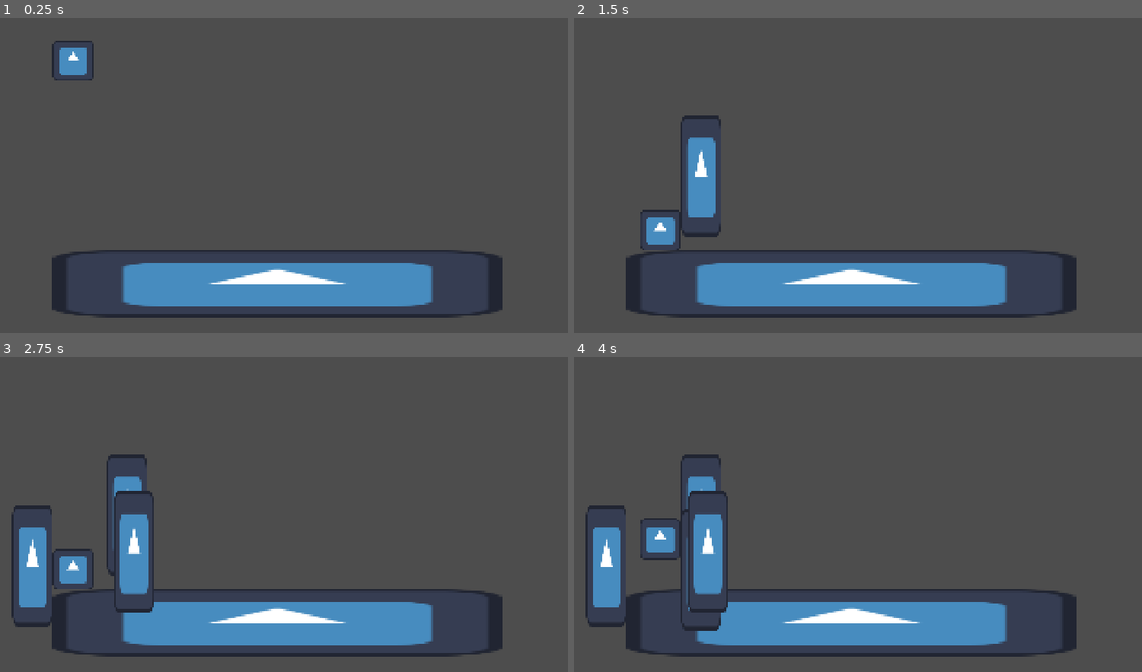
Above: before the commit, frames 1-4 (two rows, left to right).
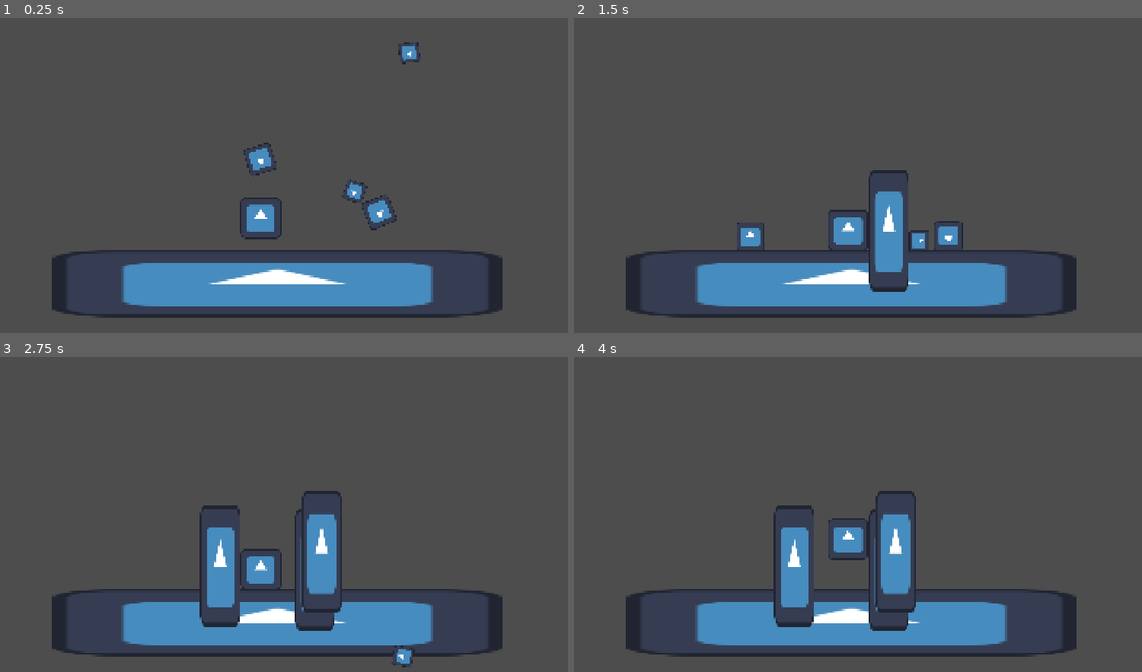
Above: after the commit, the same moments.

Repository: Goodman599/UWGameDevClubFall2026Jam
Game: Godot game, scene res://main.tscn
Two runs of this game, one before a commit and one after it. Both use one fixed random seed, a clock stepped at 60 frames per second and the inputs below. The engine's default icon, where the game draws it, is replaced by a stand-in: a white triangle on a blue panel in a dark square.
Inputs:
- Up to frame 1 (0.25 s): no input
- Up to frame 2 (1.5 s): hold D (right) from 0.53 s (still down); tap J (create_platform) at 0.6 s; tap Space (jump) at 0.77 s; tap K (create_bomb) at 1.35 s
- Up to frame 3 (2.75 s): tap Space (jump) at 1.52 s; tap J (create_platform) at 1.55, 2.1 s; release D (right) at 2.03 s; hold A (left) from 2.03 s (still down)
- Up to frame 4 (4 s): release A (left) at 2.78 s; hold D (right) from 2.78 s (still down); tap J (create_platform) at 2.85, 3.8 s; tap Space (jump) at 3.02, 3.77 s; tap Enter at 3.5 s; tap K (create_bomb) at 3.6 s

The runs differ from the first frame. In frame 1, 1.9% of the frame differs, in the area x 9-74%, y 7-71%; in frame 2, 5.2%; in frame 3, 9.3%; in frame 4, 9.5%, in the area x 2-61%, y 30-87%.

Commit message:
scrap added

Diff:
--- a/game_objects/platform_files/platform.gd
+++ b/game_objects/platform_files/platform.gd
@@ -1,7 +1,10 @@
+class_name Platform
 extends Node2D
 
+const SCRAP_REFUND := 3
+const SCRAP_SCENE := preload("res://game_objects/scrap_files/scrap_metal.tscn")
 
-const SCRAP_REFUND := 3
+var object_spawn_parent : Node2D
 
 # Called when the node enters the scene tree for the first time.
 func _ready() -> void:
@@ -12,5 +15,11 @@
 	queue_free()
 
 func spawn_scrap(count : int) -> void:
+	if !object_spawn_parent:
+		print(self, ": Platform does not have a reference to the object_spawn_parent!")
+		return
+
 	for i in range(count):
-		pass
+		var new_scrap = SCRAP_SCENE.instantiate()
+		new_scrap.global_position = global_position
+		object_spawn_parent.call_deferred("add_child", new_scrap)
--- /dev/null
+++ b/game_objects/scrap_files/scrap_metal.gd
@@ -0,0 +1,64 @@
+class_name Scrap
+extends RigidBody2D
+
+const MIN_SCALE_MODIFIER := 0.9
+const MAX_SCALE_MODIFIER := 1.5
+const MIN_LAUNCH_VELOCITY := 500.0
+const MAX_LAUNCH_VELOCITY := 1000.0
+const MIN_ANGULAR_VELOCITY := 10.0
+const MAX_ANGULAR_VELOCITY := 25.0
+
+const MAGNETIZE_DELAY := 1.5 # In seconds
+var is_magnetizing := false
+
+const ACCELERATION_TO_PLAYER := 1000.0
+const TOP_SPEED_TO_PLAYER := 7500.0
+var speed_to_player := 0.0
+var player_node : Player
+
+# Called when the node enters the scene tree for the first time.
+func _ready() -> void:
+	var rng = RandomNumberGenerator.new()
+	var random_launch_angle := rng.randf() * (2 * PI) # Because Godot works in radian
+	var random_launch_velocity := rng.randf_range(MIN_LAUNCH_VELOCITY, MAX_LAUNCH_VELOCITY)
+
+	override_scale(scale * rng.randf_range(MIN_SCALE_MODIFIER, MAX_SCALE_MODIFIER))
+	linear_velocity = Vector2.from_angle(random_launch_angle) * random_launch_velocity
+	angular_velocity = rng.randf_range(MIN_ANGULAR_VELOCITY, MAX_ANGULAR_VELOCITY)
+
+	await get_tree().create_timer(MAGNETIZE_DELAY).timeout
+	magnetize_to_player()
+
+func _physics_process(delta: float) -> void:
+	if is_magnetizing:
+		if speed_to_player <= TOP_SPEED_TO_PLAYER:
+			speed_to_player += ACCELERATION_TO_PLAYER * delta
+
+		var vector_to_player : Vector2 = player_node.global_position - global_position
+		vector_to_player = vector_to_player.normalized() * speed_to_player
+		global_position += vector_to_player * delta
+
+
+func override_scale(new_scale : Vector2) -> void:
+	for child in get_children():
+		child.scale *= new_scale
+
+func magnetize_to_player() -> void:
+	# Ignore terrain
+	set_collision_mask_value(1, false)
+	# Ignore all physics
+	set_freeze_enabled(true)
+
+	player_node = GameManager.player_node
+	if player_node:
+		is_magnetizing = true
+	else:
+		print(self, ": Scrap didn't find player!")
+
+func collect() -> void:
+	# add_scrap_resource()
+	queue_free()
+
+func _on_player_detection_area_body_entered(body: Node2D) -> void:
+	if body is Player:
+		collect()
--- /dev/null
+++ b/game_objects/scrap_files/scrap_metal.tscn
@@ -0,0 +1,33 @@
+[gd_scene format=3 uid="uid://80e7j42bq2d5"]
+
+[ext_resource type="Script" uid="uid://dw6tan1wfv20f" path="res://game_objects/scrap_files/scrap_metal.gd" id="1_8s01s"]
+[ext_resource type="Texture2D" uid="uid://d3ltd0mands33" path="res://icon.svg" id="1_158w3"]
+
+[sub_resource type="RectangleShape2D" id="RectangleShape2D_jreem"]
+size = Vector2(64, 64)
+
+[sub_resource type="RectangleShape2D" id="RectangleShape2D_y7vrg"]
+size = Vector2(96, 96)
+
+[node name="ScrapMetal" type="RigidBody2D" unique_id=635839251]
+collision_layer = 4
+collision_mask = 3
+script = ExtResource("1_8s01s")
+
+[node name="ScrapSprite" type="Sprite2D" parent="." unique_id=494889253]
+position = Vector2(-1.4305115e-06, -1.4305115e-06)
+scale = Vector2(0.49999994, 0.49999994)
+texture = ExtResource("1_158w3")
+
+[node name="CollisionBox" type="CollisionShape2D" parent="." unique_id=1102035546]
+shape = SubResource("RectangleShape2D_jreem")
+
+[node name="PlayerDetectionArea" type="Area2D" parent="." unique_id=1638642823]
+collision_layer = 0
+collision_mask = 2
+
+[node name="CollisionShape2D" type="CollisionShape2D" parent="PlayerDetectionArea" unique_id=1452172083]
+shape = SubResource("RectangleShape2D_y7vrg")
+debug_color = Color(0.06901402, 0.6498834, 0, 0.41960785)
+
+[connection signal="body_entered" from="PlayerDetectionArea" to="." method="_on_player_detection_area_body_entered"]
--- a/main.tscn
+++ b/main.tscn
@@ -2,6 +2,9 @@
 
 [ext_resource type="PackedScene" uid="uid://dl4howmdppkeh" path="res://player_files/player.tscn" id="1_0xm2m"]
 [ext_resource type="Texture2D" uid="uid://d3ltd0mands33" path="res://icon.svg" id="2_h2yge"]
+[ext_resource type="PackedScene" uid="uid://80e7j42bq2d5" path="res://game_objects/scrap_files/scrap_metal.tscn" id="3_h2yge"]
+
+[sub_resource type="GDScript" id="GDScript_h2yge"]
 
 [sub_resource type="RectangleShape2D" id="RectangleShape2D_jreem"]
 size = Vector2(1416, 208)
@@ -9,11 +12,12 @@
 [node name="Main" type="Node2D" unique_id=431489269]
 
 [node name="Player" parent="." unique_id=1773731800 node_paths=PackedStringArray("object_spawn_parent") instance=ExtResource("1_0xm2m")]
-position = Vector2(360, 104)
+position = Vector2(952, 600)
 object_spawn_parent = NodePath("..")
 
 [node name="StaticBody2D" type="StaticBody2D" parent="." unique_id=1152679281]
 position = Vector2(360, 824)
+script = SubResource("GDScript_h2yge")
 
 [node name="Sprite2D" type="Sprite2D" parent="StaticBody2D" unique_id=663878504]
 position = Vector2(644, 40)
@@ -23,3 +27,15 @@
 [node name="CollisionShape2D" type="CollisionShape2D" parent="StaticBody2D" unique_id=1654358915]
 position = Vector2(644, 40)
 shape = SubResource("RectangleShape2D_jreem")
+
+[node name="ScrapMetal" parent="." unique_id=635839251 instance=ExtResource("3_h2yge")]
+position = Vector2(1288, 640)
+
+[node name="ScrapMetal2" parent="." unique_id=1645243126 instance=ExtResource("3_h2yge")]
+position = Vector2(1296, 248)
+
+[node name="ScrapMetal3" parent="." unique_id=1364464115 instance=ExtResource("3_h2yge")]
+position = Vector2(1344, 440)
+
+[node name="ScrapMetal4" parent="." unique_id=502068061 instance=ExtResource("3_h2yge")]
+position = Vector2(1136, 440)
--- /dev/null
+++ b/misc_scripts/game_manager.gd
@@ -0,0 +1,3 @@
+extends Node
+
+var player_node : Player
--- a/player_files/player.gd
+++ b/player_files/player.gd
@@ -1,3 +1,4 @@
+class_name Player
 extends CharacterBody2D
 
 const SPEED := 300.0
@@ -21,10 +22,14 @@
 const HORIZONTAL_PLATFORM := preload("res://game_objects/platform_files/horizontal_platform.tscn")
 const VERTICAL_PLATFORM := preload("res://game_objects/platform_files/vertical_platform.tscn")
 
+var last_pressed_direction : Vector2i # {(1, 0), (-1, 0), (0, 1), (0, -1)}, used for immediate press & releases
 var aiming_platform := false
 var platform_aim_direction := Vector2i(0, 0) # {(1, 0), (-1, 0), (0, 1), (0, -1)}
 var aiming_bomb := false
 var bomb_aim_direction := Vector2i(0, 0) # {(1, 0), (-1, 0), (0, 1), (0, -1), (1, 1), (-1, -1), (-1, 1), (1, -1)}
+
+func _ready() -> void:
+	GameManager.player_node = self
 
 func _physics_process(delta: float) -> void:
 	# Add the gravity.
@@ -42,19 +47,20 @@
 	if can_jump_hold and Input.is_action_pressed("jump"):
 		velocity.y += JUMP_HOLD_BOOST
 
+
+	# Aim in the direction the player is holding already
+	if Input.is_action_just_pressed("up"):
+		last_pressed_direction = Vector2i(0, -1)
+	elif Input.is_action_just_pressed("right"):
+		last_pressed_direction = Vector2i(1, 0)
+	elif Input.is_action_just_pressed("down"):
+		last_pressed_direction = Vector2i(0, 1)
+	elif Input.is_action_just_pressed("left"):
+		last_pressed_direction = Vector2i(-1, 0)
+
+
 	if Input.is_action_just_pressed("create_platform") and !aiming_bomb:
 		aiming_platform = true
-
-		# Aim in the direction the player is holding already
-		if Input.is_action_pressed("up"):
-			platform_aim_direction = Vector2i(0, -1)
-		elif Input.is_action_pressed("right"):
-			platform_aim_direction = Vector2i(1, 0)
-		elif Input.is_action_pressed("down"):
-			platform_aim_direction = Vector2i(0, 1)
-		elif Input.is_action_pressed("left"):
-			platform_aim_direction = Vector2i(-1, 0)
-
 	if Input.is_action_just_pressed("create_bomb") and !aiming_platform:
 		aiming_bomb = true
 	if aiming_platform:
@@ -150,15 +156,21 @@
 	pass
 
 func create_platform():
+	if platform_aim_direction == Vector2i(0, 0):
+		if last_pressed_direction == Vector2i(0, 0):
+			return
+		platform_aim_direction = last_pressed_direction
+
+	var platform : Platform
 	# Place a platform based on recorded direction while aiming
 	if platform_aim_direction.x != 0: # Platform to the side -> Wall
-		var platform = VERTICAL_PLATFORM.instantiate()
-		platform.global_position = global_position + platform_aim_direction * PLATFORM_PLACE_OFFSET
-		object_spawn_parent.add_child(platform)
-	elif platform_aim_direction.y != 0: # Platform to the top/bottom -> Floor
-		var platform = HORIZONTAL_PLATFORM.instantiate()
-		platform.global_position = global_position + platform_aim_direction * PLATFORM_PLACE_OFFSET
-		object_spawn_parent.add_child(platform)
+		platform = VERTICAL_PLATFORM.instantiate()
+	else: # Platform to the top/bottom -> Floor
+		platform = HORIZONTAL_PLATFORM.instantiate()
+
+	platform.global_position = global_position + platform_aim_direction * PLATFORM_PLACE_OFFSET
+	platform.object_spawn_parent = object_spawn_parent
+	object_spawn_parent.add_child(platform)
 
 	# Reset for the next place
 	platform_aim_direction = Vector2i(0, 0)
--- a/player_files/player.tscn
+++ b/player_files/player.tscn
@@ -7,6 +7,7 @@
 size = Vector2(128, 128)
 
 [node name="Player" type="CharacterBody2D" unique_id=1773731800]
+collision_layer = 2
 script = ExtResource("1_8868v")
 
 [node name="PlayerSprite" type="Sprite2D" parent="." unique_id=325302692]
--- a/project.godot
+++ b/project.godot
@@ -14,6 +14,10 @@
 run/main_scene="res://main.tscn"
 config/features=PackedStringArray("4.7", "Forward Plus")
 config/icon="res://icon.svg"
+
+[autoload]
+
+GameManager="*uid://dt4klss686w2g"
 
 [display]
 
@@ -66,6 +70,12 @@
 ]
 }
 
+[layer_names]
+
+2d_physics/layer_1="Environment"
+2d_physics/layer_2="Player"
+2d_physics/layer_3="Scrap"
+
 [physics]
 
 3d/physics_engine="Jolt Physics"
Not shown, added: game_objects/scrap_files/scrap_metal.gd.uid
Not shown, added: misc_scripts/game_manager.gd.uid
